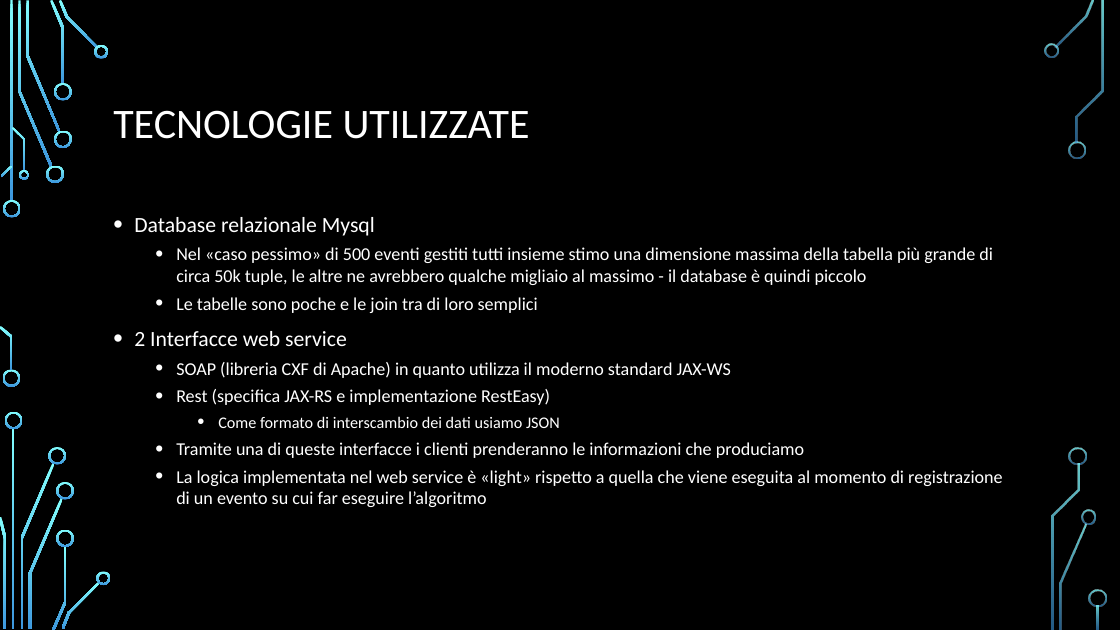
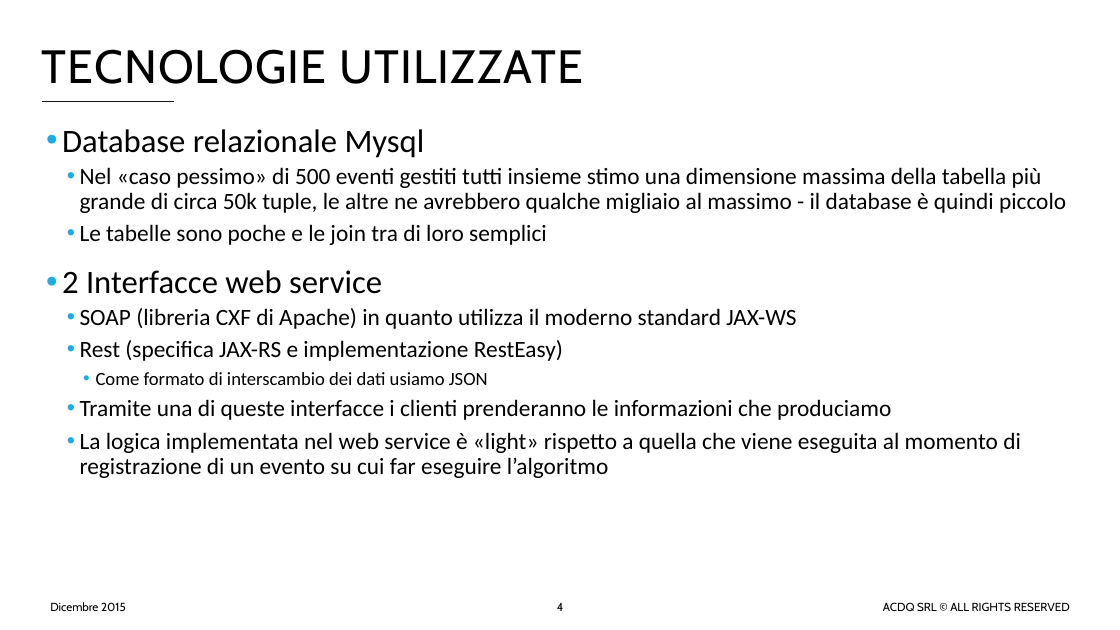
Before and after one commit to acdqsrl/Project-Board, a slide deck: slide 4 of app/static/docs/ACDQ_sw.pptx. Drawn at 1120x630 pixels with LibreOffice and Linux fonts; fonts in the diff are those of the drawing; background and template pictures are left out. Boxes give left, top, right and bottom in pixels: in the first picture for what was removed or moved away, otherwise in the second. Text is boxed around its words. In the diff, an @@ line names an element or a change of style, - is before the commit and + after.

```diff
--- a/app/static/docs/ACDQ_sw.pptx
+++ b/app/static/docs/ACDQ_sw.pptx
@@ background picture (left out) to #FFFFFF @@
@@ title "TECNOLOGIE UTILIZZATE": place and size @@
-title "TECNOLOGIE UTILIZZATE" at box(113, 110, 530, 139)
+title "TECNOLOGIE UTILIZZATE" at box(42, 49, 583, 84)
@@ title "TECNOLOGIE UTILIZZATE" at box(42, 49, 583, 84): size 36 to 40 pt, font Calibri to Cabin, text colour #FFFFFF to #000000, letter spacing 0 to 1 pt; line spacing 0.9 to 1 @@
@@ line added from (42, 102) to (174, 102), #141719 1.5 pt @@
@@ text "Database relazionale Mysql": place and size @@
-text "Database relazionale Mysql" at box(134, 217, 1002, 507)
+text "Database relazionale Mysql" at box(62, 129, 1066, 478)
@@ text "Database relazionale Mysql" at box(62, 129, 1066, 478): size 18.6 to 28 pt in "Database relazionale Mysql", "2 Interfacce web service"; text colour #FFFFFF to #000000; size 15.5 to 20 pt in "Nel «caso pessimo» di 500 eventi gestiti ...", "Le tabelle sono poche e le join ...", "SOAP (libreria CXF di Apache) in quanto ...", "Rest (specifica JAX-RS e implementazione RestEasy)" and 2 more places; size 13.9 to 16 pt in "Come formato di interscambio dei dati usiamo ..."; indent changed; line spacing 1 to 0.9; more space between paragraphs @@
@@ text added at box(50, 602, 126, 611), 10 pt, text #000000 @@
+Dicembre 2015
@@ page number added at box(557, 603, 564, 611), 10 pt, text #000000 @@
+4
@@ text added at box(883, 602, 1070, 611), 10 pt, text #000000 @@
+ACDQ SRL © ALL RIGHTS RESERVED
@@ group removed at box(0, 0, 1107, 630): 33 freeform shapes, 3 rectangles @@
```
Also in this commit, not shown: 7 other slides changed.
